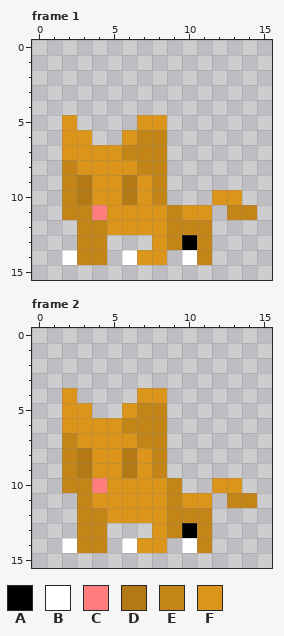
Pixel-art file -- Assets/Sprites/Cat/Cat_Brown/cat_sleep.aseprite. The picture above is the old version.
16x16 pixels, 2 frames. Shown: frame 1, frame 2.
Palette (. is transparent): A #000000  B #ffffff  C #ff7d7d  D #b37915  E #c48518  F #db951a
Pixels before, frame 1, first column x 2:
 5 F....FF......
 6 FF..FEE......
 7 FFFFEEE......
 8 EFFFFEE......
 9 EDFFDFE......
10 EDFFDFE...FF.
11 EECFFFFEFF.EE
12 .EEFFFFEEE...
13 .EE...FEAE...
14 BEE.BFF.BE...
Pixels before, frame 2, first column x 2:
 4 F....FF......
 5 FF..FEE......
 6 FFFFEEE......
 7 EFFFFEE......
 8 EDFFDFE......
 9 EDFFDFE......
10 EECFFFFE..FF.
11 .EFFFFFEFF.EE
12 .EEFFFFEEE...
13 .EE...FEAE...
14 BEE.BFF.BE...
The result:
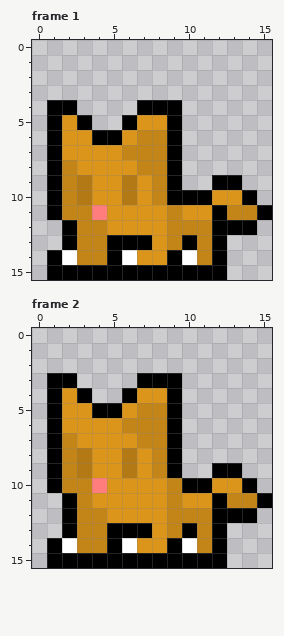
From old to new:
{"where": "frame 1"}
{"frame":1,"y":4,"x":1,"old":"..","new":"AA"}
{"frame":1,"y":4,"x":7,"old":"...","new":"AAA"}
{"frame":1,"y":5,"x":1,"old":".","new":"A"}
{"frame":1,"y":5,"x":3,"old":".","new":"A"}
{"frame":1,"y":5,"x":6,"old":".","new":"A"}
{"frame":1,"y":5,"x":9,"old":".","new":"A"}
{"frame":1,"y":6,"x":1,"old":".","new":"A"}
{"frame":1,"y":6,"x":4,"old":"..","new":"AA"}
{"frame":1,"y":6,"x":9,"old":".","new":"A"}
{"frame":1,"y":7,"x":1,"old":".","new":"A"}
{"frame":1,"y":7,"x":9,"old":".","new":"A"}
{"frame":1,"y":8,"x":1,"old":".","new":"A"}
{"frame":1,"y":8,"x":9,"old":".","new":"A"}
{"frame":1,"y":9,"x":1,"old":".","new":"A"}
{"frame":1,"y":9,"x":9,"old":".","new":"A"}
{"frame":1,"y":9,"x":12,"old":"..","new":"AA"}
{"frame":1,"y":10,"x":1,"old":".","new":"A"}
{"frame":1,"y":10,"x":9,"old":"...","new":"AAA"}
{"frame":1,"y":10,"x":14,"old":".","new":"A"}
{"frame":1,"y":11,"x":1,"old":".","new":"A"}
{"frame":1,"y":11,"x":12,"old":".","new":"A"}
{"frame":1,"y":11,"x":15,"old":".","new":"A"}
{"frame":1,"y":12,"x":2,"old":".","new":"A"}
{"frame":1,"y":12,"x":12,"old":"...","new":"AAA"}
{"frame":1,"y":13,"x":2,"old":".","new":"A"}
{"frame":1,"y":13,"x":5,"old":"...","new":"AAA"}
{"frame":1,"y":13,"x":12,"old":".","new":"A"}
{"frame":1,"y":14,"x":1,"old":".","new":"A"}
{"frame":1,"y":14,"x":5,"old":".","new":"A"}
{"frame":1,"y":14,"x":9,"old":".","new":"A"}
{"frame":1,"y":14,"x":12,"old":".","new":"A"}
{"frame":1,"y":15,"x":1,"old":"............","new":"AAAAAAAAAAAA"}
{"where": "frame 2"}
{"frame":2,"y":3,"x":1,"old":"..","new":"AA"}
{"frame":2,"y":3,"x":7,"old":"...","new":"AAA"}
{"frame":2,"y":4,"x":1,"old":".","new":"A"}
{"frame":2,"y":4,"x":3,"old":".","new":"A"}
{"frame":2,"y":4,"x":6,"old":".","new":"A"}
{"frame":2,"y":4,"x":9,"old":".","new":"A"}
{"frame":2,"y":5,"x":1,"old":".","new":"A"}
{"frame":2,"y":5,"x":4,"old":"..","new":"AA"}
{"frame":2,"y":5,"x":9,"old":".","new":"A"}
{"frame":2,"y":6,"x":1,"old":".","new":"A"}
{"frame":2,"y":6,"x":9,"old":".","new":"A"}
{"frame":2,"y":7,"x":1,"old":".","new":"A"}
{"frame":2,"y":7,"x":9,"old":".","new":"A"}
{"frame":2,"y":8,"x":1,"old":".","new":"A"}
{"frame":2,"y":8,"x":9,"old":".","new":"A"}
{"frame":2,"y":9,"x":1,"old":".","new":"A"}
{"frame":2,"y":9,"x":9,"old":".","new":"A"}
{"frame":2,"y":9,"x":12,"old":"..","new":"AA"}
{"frame":2,"y":10,"x":1,"old":".","new":"A"}
{"frame":2,"y":10,"x":10,"old":"..","new":"AA"}
{"frame":2,"y":10,"x":14,"old":".","new":"A"}
{"frame":2,"y":11,"x":2,"old":".","new":"A"}
{"frame":2,"y":11,"x":12,"old":".","new":"A"}
{"frame":2,"y":11,"x":15,"old":".","new":"A"}
{"frame":2,"y":12,"x":2,"old":".","new":"A"}
{"frame":2,"y":12,"x":12,"old":"...","new":"AAA"}
{"frame":2,"y":13,"x":2,"old":".","new":"A"}
{"frame":2,"y":13,"x":5,"old":"...","new":"AAA"}
{"frame":2,"y":13,"x":12,"old":".","new":"A"}
{"frame":2,"y":14,"x":1,"old":".","new":"A"}
{"frame":2,"y":14,"x":5,"old":".","new":"A"}
{"frame":2,"y":14,"x":9,"old":".","new":"A"}
{"frame":2,"y":14,"x":12,"old":".","new":"A"}
{"frame":2,"y":15,"x":1,"old":"............","new":"AAAAAAAAAAAA"}
{"label":"added","picture_box":[47,100,272,280]}
{"label":"added","picture_box":[47,373,272,568]}
